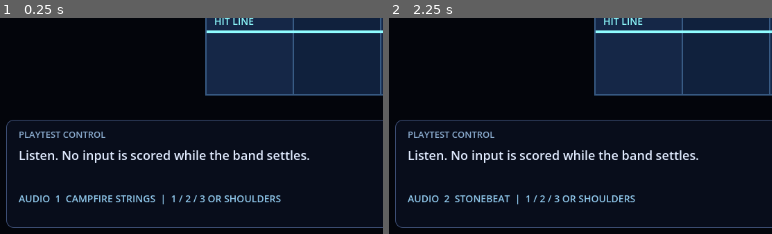
Above: before the commit, frames 1-2 (left to right).
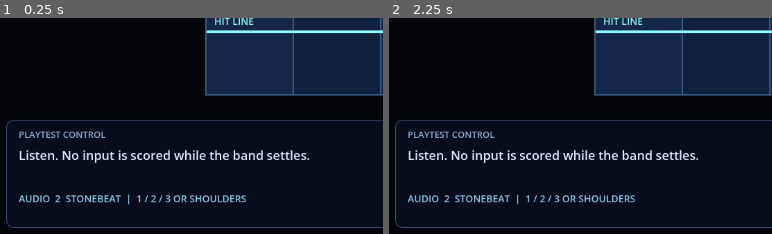
Above: after the commit, the same moments.

Repository: Parz1val1/rhythm-game-prototype
Game: Godot game, scene res://combat_v1/combat_v1_prototype.tscn
Same seed, same stepped clock (60 frames per second), same inputs: the game is played once before the commit and once after it. This scene is started directly instead of the project's main scene. Sound files missing from this copy of the repository are replaced by a short silence.
Inputs (mouse positions are % of the whole screen's width and height, from its top left):
- Up to frame 1 (0.25 s): no input
- Up to frame 2 (2.25 s): tap Enter at 0.5, 2 s; move the mouse to (73, 44) at 0.52 s; hold J (drum_right) 0.53-1.25 s; hold Space (limit_break) 0.53-1.25 s; click (73, 44) at 0.67 s; drag from (29, 54) to (45, 70) at 1.27 s; move the mouse to (60, 26) at 2.02 s; hold J (drum_right) from 2.03 s (still down); tap 2 at 2.1 s
The pictures show only the part of the screen within x 0-50%, y 50-100%; the shares and areas given below are measured in that part.

The runs differ from the first frame. In frame 1, 1.4% of the frame differs, in the area x 14-74%, y 81-87%; in frame 2, nothing differs.

Commit message:
feat: add opponent phrase count-in

Diff:
--- a/combat_v1/combat_v1.gd
+++ b/combat_v1/combat_v1.gd
@@ -59,6 +59,7 @@
 	&"down",
 	&"left",
 ]
+const _NEXT_ROUND_COUNT_IN_BEATS := OpponentPhrase.BEATS_PER_BAR
 
 ## Emitted whenever the observable cadence changes. The payload is a typed Cadence value;
 ## use get_cadence_name() when a display label is needed.
@@ -115,6 +116,7 @@
 var _running: bool = false
 var _last_intent: int = -1
 var _next_round_pending: bool = false
+var _next_round_count_in_beats_elapsed: int = 0
 var _scoring_suppressed: bool = false
 var _previous_scoring_enabled: bool = true
 var _encounter_state = EncounterState.new()
@@ -175,6 +177,7 @@
 	_beats_in_cadence = 0
 	_last_intent = -1
 	_next_round_pending = false
+	_next_round_count_in_beats_elapsed = 0
 	_encounter_state.reset()
 	_prepare_response_targets()
 	_last_response_summary.clear()
@@ -208,7 +211,9 @@
 		Cadence.TACTICAL_VAMP:
 			if intent == Intent.CONTINUE_ROUND and not _next_round_pending:
 				_next_round_pending = true
-				DebugLog.combat("[V1    ] next_round=pending  transition=next_beat")
+				_next_round_count_in_beats_elapsed = 0
+				DebugLog.combat("[V1    ] next_round=pending  count_in_beats=%d" % \
+					_NEXT_ROUND_COUNT_IN_BEATS)
 				accepted = true
 		_:
 			pass
@@ -368,7 +373,15 @@
 		return
 	if _cadence == Cadence.TACTICAL_VAMP:
 		if _next_round_pending:
+			if _next_round_count_in_beats_elapsed < _NEXT_ROUND_COUNT_IN_BEATS:
+				_next_round_count_in_beats_elapsed += 1
+				DebugLog.timing("[COUNTIN] next_round=%d/%d" % [
+					_next_round_count_in_beats_elapsed,
+					_NEXT_ROUND_COUNT_IN_BEATS,
+				])
+				return
 			_next_round_pending = false
+			_next_round_count_in_beats_elapsed = 0
 			_prepare_response_targets()
 			_set_cadence(Cadence.ENEMY_PHRASE)
 			_announce_phrase_events_at(0.0)
--- a/combat_v1/combat_v1_prototype.gd
+++ b/combat_v1/combat_v1_prototype.gd
@@ -24,7 +24,7 @@
 @export_range(0.0, 16.0, 0.25) var response_handoff_beats: float = 4.0
 @export_range(0.25, 8.0, 0.25) var response_visual_lead_beats: float = 2.0
 @export var opponent: OpponentData = preload("res://combat_v1/opponents/drum_golem.tres")
-@export_range(0, 2, 1) var default_playtest_track: int = 0
+@export_range(0, 2, 1) var default_playtest_track: int = 1
 @export_category("Debug")
 @export var enable_debug_logging: bool = false
 
--- a/test/test_combat_v1.gd
+++ b/test/test_combat_v1.gd
@@ -104,9 +104,11 @@
 	_check("typed response intent advances cadence", module.player_intent(CombatV1Script.Intent.SUBMIT_RESPONSE), true)
 	_check("Response transitions to Tactical Vamp", module.get_cadence() == CombatV1Script.Cadence.TACTICAL_VAMP, true)
 	_check("typed next-round intent is accepted", module.player_intent(CombatV1Script.Intent.CONTINUE_ROUND), true)
-	_check("next-round intent waits for a beat boundary", module.get_cadence() == CombatV1Script.Cadence.TACTICAL_VAMP, true)
-	beat_clock.beat.emit(11)
-	_check("next beat starts another Enemy Phrase", module.get_cadence() == CombatV1Script.Cadence.ENEMY_PHRASE, true)
+	_check("next-round intent waits in Tactical Vamp", module.get_cadence() == CombatV1Script.Cadence.TACTICAL_VAMP, true)
+	for beat_number in range(11, 15):
+		beat_clock.beat.emit(beat_number)
+	beat_clock.beat.emit(15)
+	_check("the following downbeat starts another Enemy Phrase", module.get_cadence() == CombatV1Script.Cadence.ENEMY_PHRASE, true)
 	_check(
 		"performance result applies through CombatV1",
 		module.apply_performance_result(
--- a/test/test_combat_v1_phrase_preview.gd
+++ b/test/test_combat_v1_phrase_preview.gd
@@ -128,7 +128,9 @@
 
 	module.player_intent(CombatV1Script.Intent.SUBMIT_RESPONSE)
 	module.player_intent(CombatV1Script.Intent.CONTINUE_ROUND)
-	beat_clock.beat.emit(9)
+	for beat_number in range(9, 13):
+		beat_clock.beat.emit(beat_number)
+	beat_clock.beat.emit(13)
 	await process_frame
 	_check(
 		"a repeated round begins with one fresh downbeat preview",
--- a/test/test_combat_v1_playtest_audio.gd
+++ b/test/test_combat_v1_playtest_audio.gd
@@ -30,6 +30,11 @@
 		"playtester can compare three named backing tracks",
 		prototype.get_playtest_track_options(),
 		["Campfire Strings", "Stonebeat", "Starcurrent"]
+	)
+	_check(
+		"Stonebeat is the default backing track",
+		prototype.get_selected_playtest_track_name(),
+		"Stonebeat"
 	)
 	var beat_number_before_switch: int = root.get_node("BeatClock").beat_number
 	_check("playtester can select Stonebeat", prototype.select_playtest_track(1), true)
--- a/test/test_combat_v1_repeatable_resolution.gd
+++ b/test/test_combat_v1_repeatable_resolution.gd
@@ -33,7 +33,8 @@
 	_check("the first correct Response builds partial Groove", module.get_state()[&"groove"], 5.0)
 
 	module.player_intent(CombatV1Script.Intent.CONTINUE_ROUND)
-	beat_clock.beat.emit(20)
+	for beat_number in range(20, 25):
+		beat_clock.beat.emit(beat_number)
 	_advance_round_to_response(beat_clock)
 	_perform_perfect_response(module)
 	_check(
@@ -86,7 +87,7 @@
 		beat_clock.beat.emit(beat_number)
 
 func _advance_round_to_response(beat_clock: Node) -> void:
-	for beat_number in range(21, 25):
+	for beat_number in range(25, 29):
 		beat_clock.beat.emit(beat_number)
 
 func _perform_perfect_response(module: Node) -> void:
--- a/test/test_combat_v1_response_feedback.gd
+++ b/test/test_combat_v1_response_feedback.gd
@@ -170,8 +170,10 @@
 	module.player_intent(CombatV1Script.Intent.SUBMIT_RESPONSE)
 	var cleared_after_response: bool = feedback.get_feedback_snapshot()[&"routed_events"].is_empty()
 	module.player_intent(CombatV1Script.Intent.CONTINUE_ROUND)
-	beat_clock.beat.emit(9)
-	for beat_number in range(10, 14):
+	for beat_number in range(9, 13):
+		beat_clock.beat.emit(beat_number)
+	beat_clock.beat.emit(13)
+	for beat_number in range(14, 18):
 		beat_clock.beat.emit(beat_number)
 	var next_presentation: Dictionary = module.get_response_presentation()
 	var next_target: Dictionary = next_presentation[&"targets"][0]
--- a/test/test_combat_v1_response_note_highway.gd
+++ b/test/test_combat_v1_response_note_highway.gd
@@ -179,9 +179,11 @@
 	_check("leaving Response clears target feedback", cleared_snapshot[&"target_feedback"].is_empty(), true)
 
 	module.player_intent(CombatV1Script.Intent.CONTINUE_ROUND)
-	beat_clock.beat.emit(15)
-	_check("the next round clears visuals while the opponent performs", highway.get_presentation_snapshot()[&"targets"].is_empty(), true)
-	for beat_number in range(16, 20):
+	for beat_number in range(15, 19):
+		beat_clock.beat.emit(beat_number)
+	_check("the next-round count-in keeps Response visuals clear", highway.get_presentation_snapshot()[&"targets"].is_empty(), true)
+	beat_clock.beat.emit(19)
+	for beat_number in range(20, 24):
 		beat_clock.beat.emit(beat_number)
 	await process_frame
 	var repeated_snapshot: Dictionary = highway.get_presentation_snapshot()
--- a/test/test_combat_v1_tactical_vamp.gd
+++ b/test/test_combat_v1_tactical_vamp.gd
@@ -16,6 +16,11 @@
 	var opponent = load("res://combat_v1/opponents/drum_golem.tres")
 	var module = CombatV1Script.new()
 	root.add_child(module)
+	var repeated_phrase_offsets: Array[float] = []
+	module.phrase_event_announced.connect(
+		func(event, _expected_actions: Array[StringName]) -> void:
+			repeated_phrase_offsets.append(event.beat_offset)
+	)
 	module.setup(beat_clock, rhythm_input, opponent, 1)
 	module.start()
 
@@ -43,8 +48,23 @@
 		module.player_intent(CombatV1Script.Intent.CONTINUE_ROUND),
 		false
 	)
-	beat_clock.beat.emit(9)
-	_check("next beat starts the next Enemy Phrase", module.get_cadence(), CombatV1Script.Cadence.ENEMY_PHRASE)
+	repeated_phrase_offsets.clear()
+	for beat_number in range(9, 13):
+		beat_clock.beat.emit(beat_number)
+	_check(
+		"one full count-in bar passes before the opponent melody returns",
+		{
+			&"cadence": module.get_cadence(),
+			&"phrase_offsets": repeated_phrase_offsets,
+		},
+		{
+			&"cadence": CombatV1Script.Cadence.TACTICAL_VAMP,
+			&"phrase_offsets": [],
+		}
+	)
+	beat_clock.beat.emit(13)
+	_check("the following downbeat starts the next Enemy Phrase", module.get_cadence(), CombatV1Script.Cadence.ENEMY_PHRASE)
+	_check("the opponent melody starts on that downbeat", repeated_phrase_offsets, [0.0])
 
 	_advance_round_to_response(beat_clock)
 	_check("the repeated round reaches Response without another Settle", module.get_cadence(), CombatV1Script.Cadence.RESPONSE)
@@ -81,7 +101,7 @@
 		module.submit_response_input(target[&"expected_action"], target[&"due_beat"])
 
 func _advance_round_to_response(beat_clock: Node) -> void:
-	for beat_number in range(10, 14):
+	for beat_number in range(14, 18):
 		beat_clock.beat.emit(beat_number)
 
 func _connection_count(source: Node, signal_name: StringName, target: Object) -> int:
--- a/test/test_controller_input.gd
+++ b/test/test_controller_input.gd
@@ -90,7 +90,7 @@
 	_check(
 		"right shoulder cycles the backing track during play",
 		prototype.get_selected_playtest_track_name(),
-		"Stonebeat"
+		"Starcurrent"
 	)
 
 	var module = prototype.get("_combat_v1")
Not shown, changed: docs/ARCHITECTURE.md
Not shown, changed: docs/DEVELOPMENT.md
Not shown, changed: docs/combat/reconciliation-v1.md
